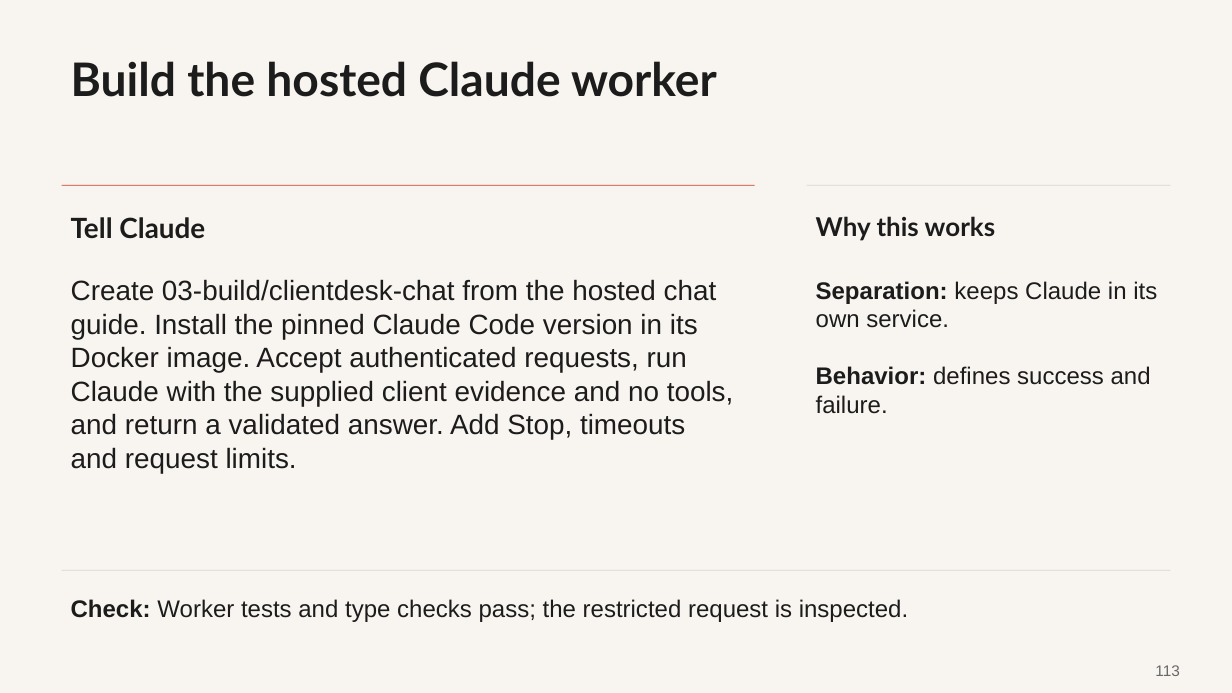
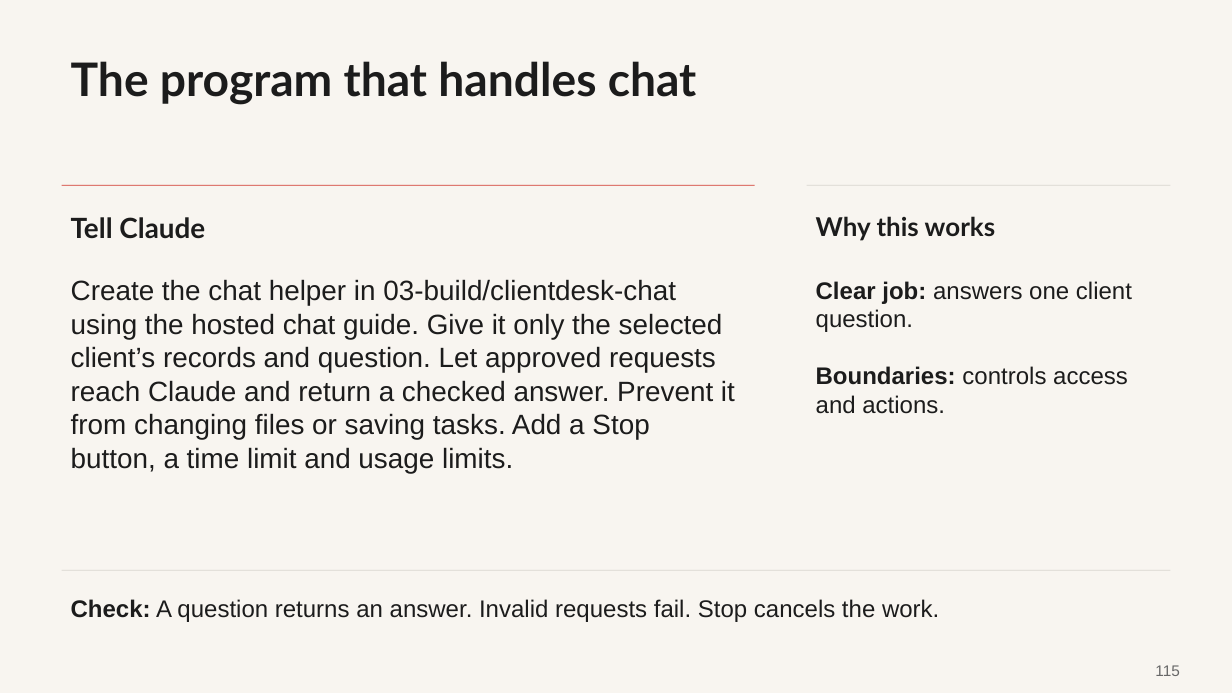
Before and after one commit to promptadvisers/claude-code-next-steps, a slide deck: slide 115 of slides/ClientDesk_Course_End_to_End.pptx (slide 113 before the commit). Drawn at 1232x693 pixels with LibreOffice and Linux fonts; fonts in the diff are those of the drawing. Boxes give left, top, right and bottom in pixels: in the first picture for what was removed or moved away, otherwise in the second. Text is boxed around its words. In the diff, an @@ line names an element or a change of style, - is before the commit and + after.

Commit message:
Explain hosted Claude chat with plain-English diagrams and setup guidance

```diff
--- a/slides/ClientDesk_Course_End_to_End.pptx
+++ b/slides/ClientDesk_Course_End_to_End.pptx
@@ text at (71, 61, 697, 105): text changed @@
-Build the hosted Claude worker
+The program that handles chat
@@ text at (71, 279, 735, 473): text changed @@
-Create 03-build/clientdesk-chat from the hosted chat guide. Install the pinned Claude Code version in its Docker image. Accept authenticated requests, run Claude with the supplied client evidence and no tools, and return a validated answer. Add Stop, timeouts and request limits.
+Create the chat helper in 03-build/clientdesk-chat using the hosted chat guide. Give it only the selected client’s records and question. Let approved requests reach Claude and return a checked answer. Prevent it from changing files or saving tasks. Add a Stop button, a time limit and usage limits.
@@ text at (816, 281, 1132, 414): text changed @@
-Separation: keeps Claude in its own service.
-Behavior: defines success and failure.
+Clear job: answers one client question.
+Boundaries: controls access and actions.
@@ text at (71, 599, 939, 622): text changed @@
-Check: Worker tests and type checks pass; the restricted request is inspected.
+Check: A question returns an answer. Invalid requests fail. Stop cancels the work.
@@ text at (1155, 665, 1179, 676): text changed @@
-113
+115
```
Also in this commit, not shown: 46 other slides changed, 3 slides added, 6 other files.
